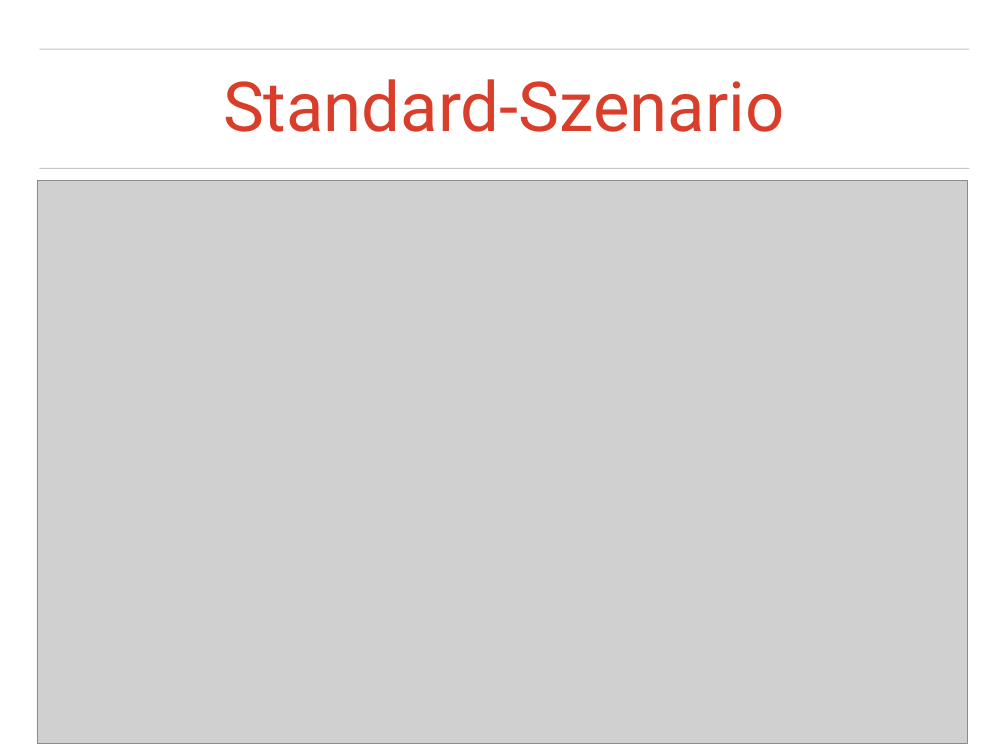
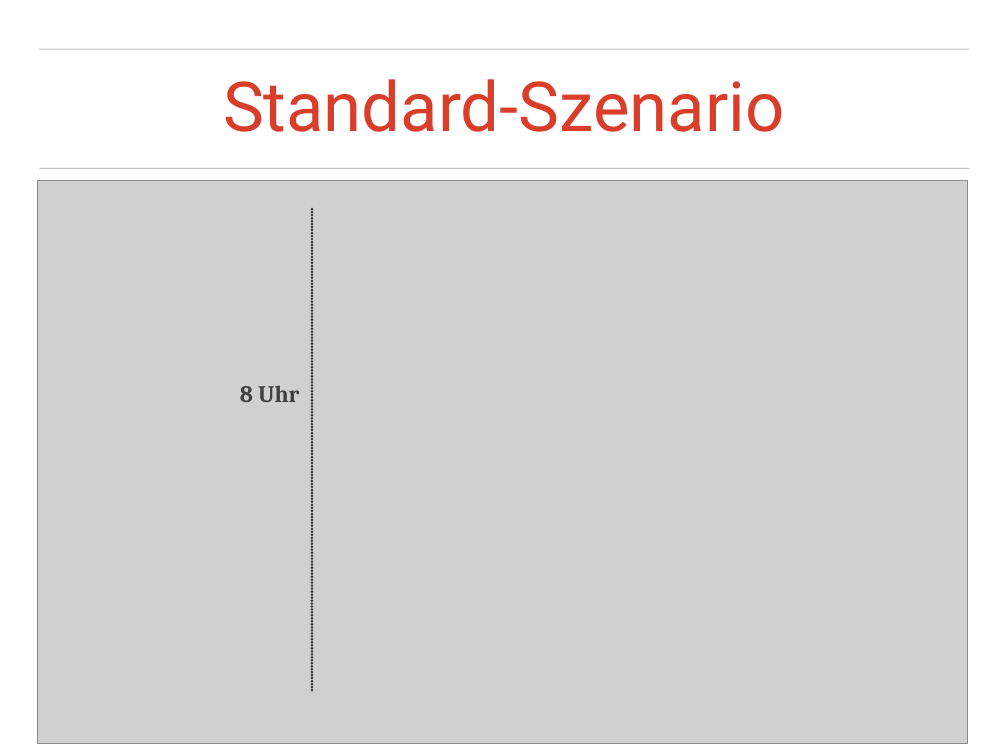
Before and after one commit to jvogtherr/OScillate, a slide deck: slide 9 of OScillate_Praesentation.ppt. Drawn at 1008x756 pixels with LibreOffice and Linux fonts; fonts in the diff are those of the drawing; grey boxes stand for pictures; background and template pictures are left out. Boxes give left, top, right and bottom in pixels: in the first picture for what was removed or moved away, otherwise in the second. Text is boxed around its words. In the diff, an @@ line names an element or a change of style, - is before the commit and + after.

```diff
--- a/OScillate_Praesentation.ppt
+++ b/OScillate_Praesentation.ppt
@@ line added from (312, 690) to (312, 209), #414141 3 pt @@
@@ free added at [235,373,304,413], 24 pt, text #414141, bold @@
+8 Uhr
```
Also in this commit, not shown: 2 other slides changed, 3 slides added, 2 slides removed, 45 other files.
